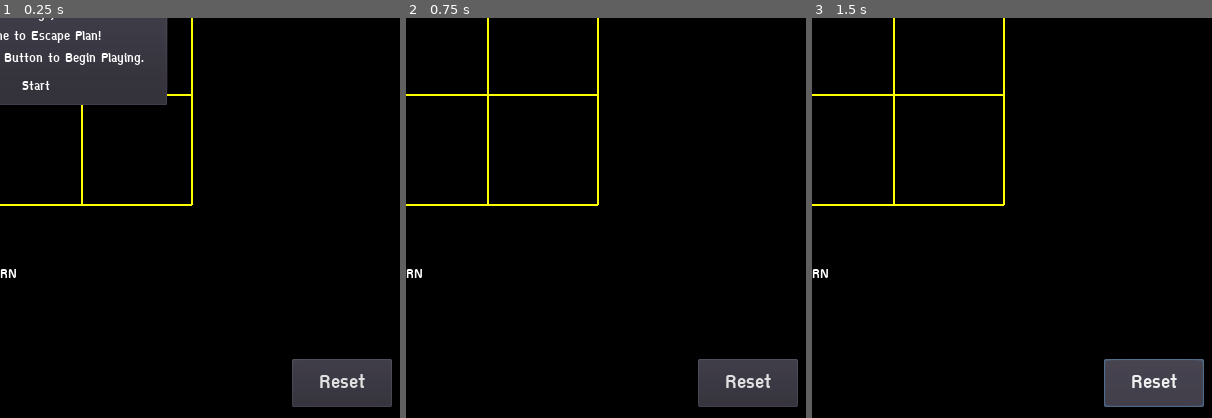
Above: before the commit, frames 1-3 (left to right).
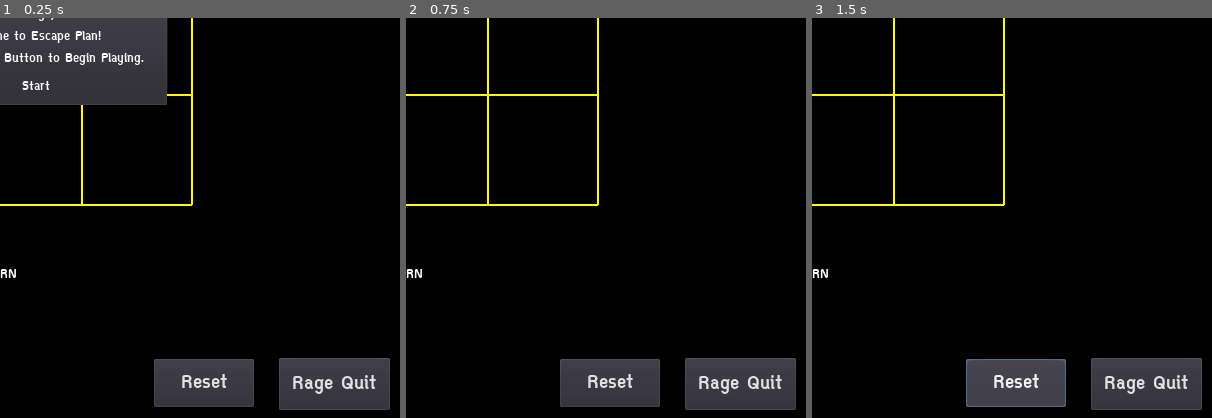
Above: after the commit, the same moments.

Repository: Putter30772/ESCAPE-PLAN-V3
Game: Godot game, scene res://Game.tscn
Same seed, same stepped clock (60 frames per second), same inputs: the game is played once before the commit and once after it. This scene is started directly instead of the project's main scene.
Inputs:
- Up to frame 1 (0.25 s): no input
- Up to frame 2 (0.75 s): click "Start" at 0.5 s
- Up to frame 3 (1.5 s): click "Reset" at 1.25 s
The pictures show only the part of the screen within x 45-95%, y 45-95%; the shares and areas given below are measured in that part.

The runs differ from the first frame. In frame 1, 4.1% of the frame differs, in the area x 38-98%, y 85-98%; in frame 2, 4.1%; in frame 3, 4.3%.

Commit message:
Implement the Rage Quit Button

Diff:
--- a/06-Grid-based movement/Game.tscn
+++ b/06-Grid-based movement/Game.tscn
@@ -48,6 +48,10 @@
 size = 24
 font_data = ExtResource( 4 )
 
+[sub_resource type="DynamicFont" id=12]
+size = 24
+font_data = ExtResource( 4 )
+
 [node name="Node2D" type="Node2D"]
 
 [node name="Grid" type="TileMap" parent="."]
@@ -185,14 +189,23 @@
 autoplay = true
 
 [node name="Reset" type="Button" parent="."]
-margin_left = 650.037
+margin_left = 511.597
 margin_top = 704.146
-margin_right = 750.037
+margin_right = 611.597
 margin_bottom = 752.146
 custom_fonts/font = SubResource( 11 )
 text = "Reset"
+
+[node name="RageQuit" type="Button" parent="."]
+margin_left = 637.065
+margin_top = 702.988
+margin_right = 748.065
+margin_bottom = 754.988
+custom_fonts/font = SubResource( 12 )
+text = "Rage Quit"
 [connection signal="pressed" from="WindowDialog/PlayAgain" to="Grid" method="_on_PlayAgain_pressed"]
 [connection signal="pressed" from="WindowDialog/Exit" to="Grid" method="_on_Exit_pressed"]
 [connection signal="pressed" from="MarginContainer/WelcomePopUp/Start" to="Grid" method="_on_Start_pressed"]
 [connection signal="timeout" from="DisplayTime/Timer" to="DisplayTime" method="_on_Timer_timeout"]
 [connection signal="pressed" from="Reset" to="Grid" method="_on_Reset_pressed"]
+[connection signal="pressed" from="RageQuit" to="Grid" method="_on_RageQuit_pressed"]
--- a/06-Grid-based movement/Grid.gd
+++ b/06-Grid-based movement/Grid.gd
@@ -173,3 +173,13 @@
 
 func _on_Reset_pressed():
 	Lobby.clientreset(Lobby.session_id)
+
+
+func _on_RageQuit_pressed():
+	get_tree().set_network_peer(null)
+	empty_grid()
+	get_tree().change_scene("res://TitleScreenRelated/GameModeScreen.tscn")
+	variable.gameStart = 0
+	variable.gameState = 0
+	variable.winner = 0
+	variable.turn = 0
Not shown: 1 places in 06-Grid-based movement/Game.tscn that only renumber resources
